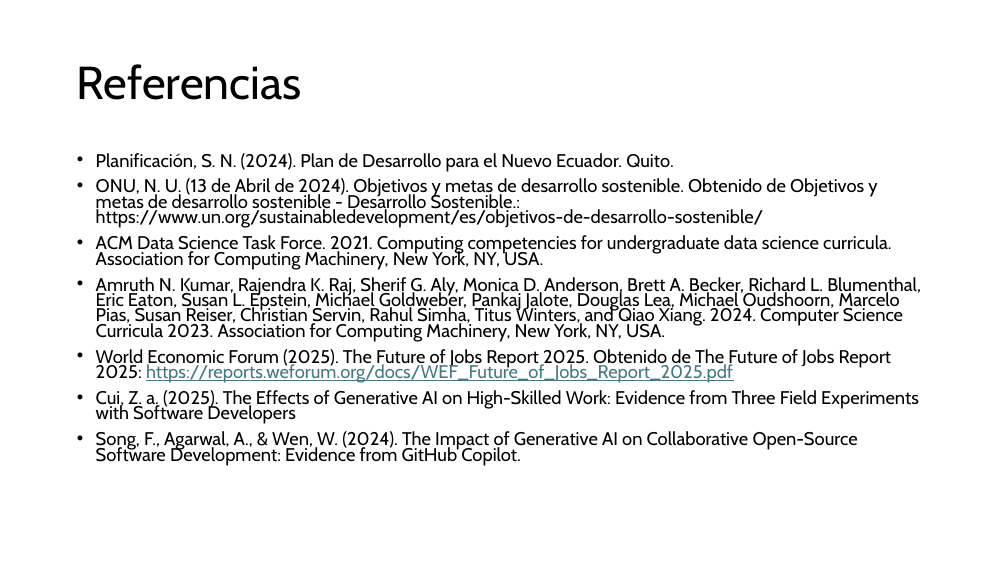
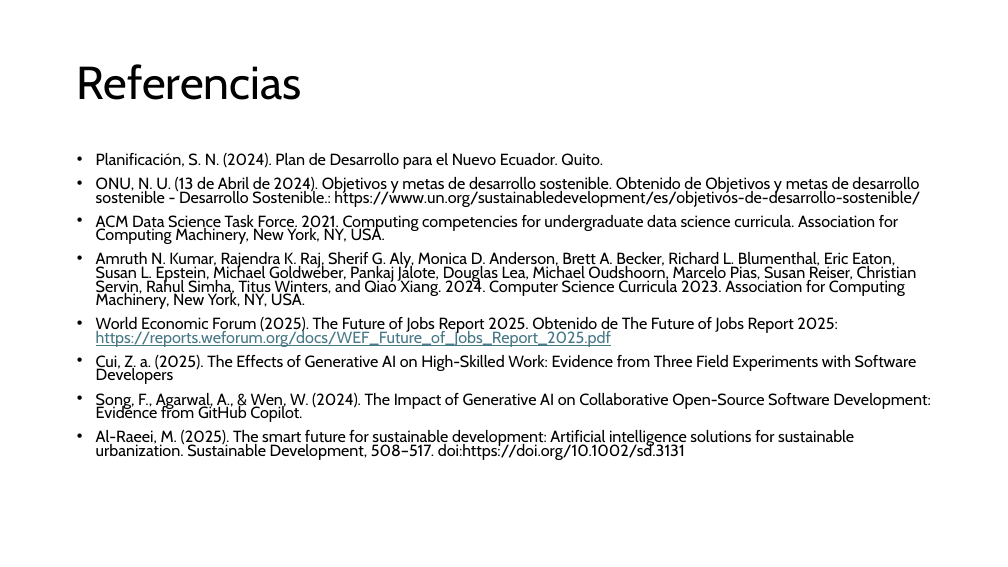
Before and after one commit to aavendan/cdia, a slide deck: slide 11 of 03 Presentación - CDIA.pptx. Drawn at 1008x567 pixels with LibreOffice and Linux fonts; fonts in the diff are those of the drawing. Boxes give left, top, right and bottom in pixels: in the first picture for what was removed or moved away, otherwise in the second. Text is boxed around its words. In the diff, an @@ line names an element or a change of style, - is before the commit and + after.

```diff
--- a/03 Presentación - CDIA.pptx
+++ b/03 Presentación - CDIA.pptx
@@ text at box(96, 153, 930, 422): size 17.5 to 15.4 pt in "Planificación, S. N. (2024). Plan de Desarrollo ...", "ONU, N. U. (13 de Abril de ...", "ACM Data Science Task Force. 2021. Computing ...", "Amruth N. Kumar, Rajendra K. Raj, Sherif ..." and 3 more places @@
@@ text at box(96, 430, 854, 460): paragraph added @@
+• Al-Raeei, M. (2025). The smart future for sustainable development: Artificial intelligence solutions for sustainable urbanization. Sustainable Development, 508–517. doi:https://doi.org/10.1002/sd.3131
```
Also in this commit, not shown: 6 other slides changed.
